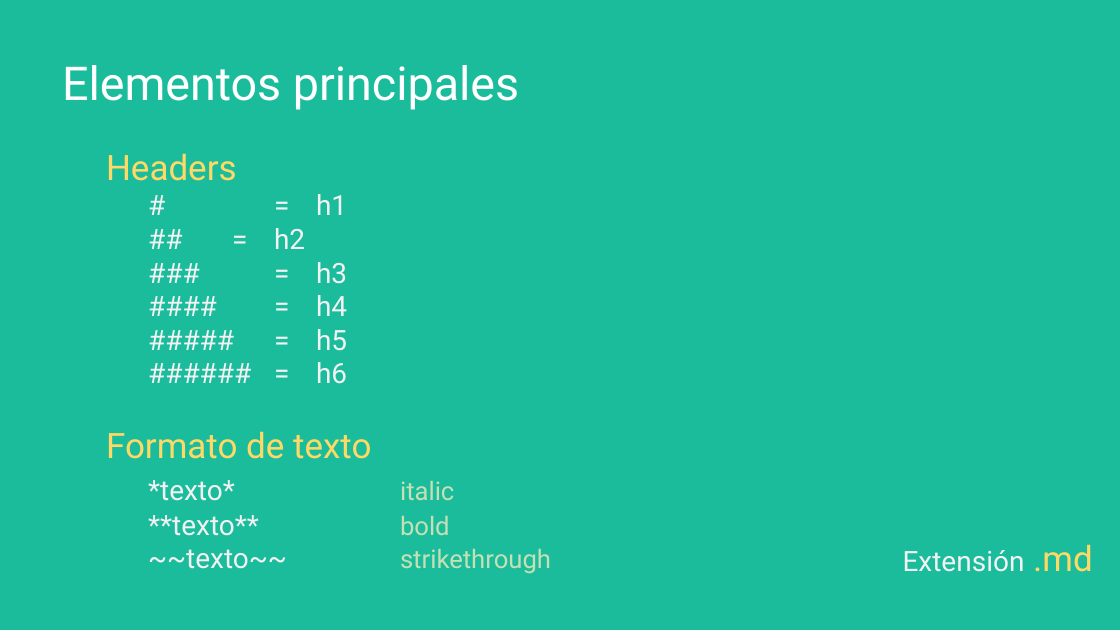
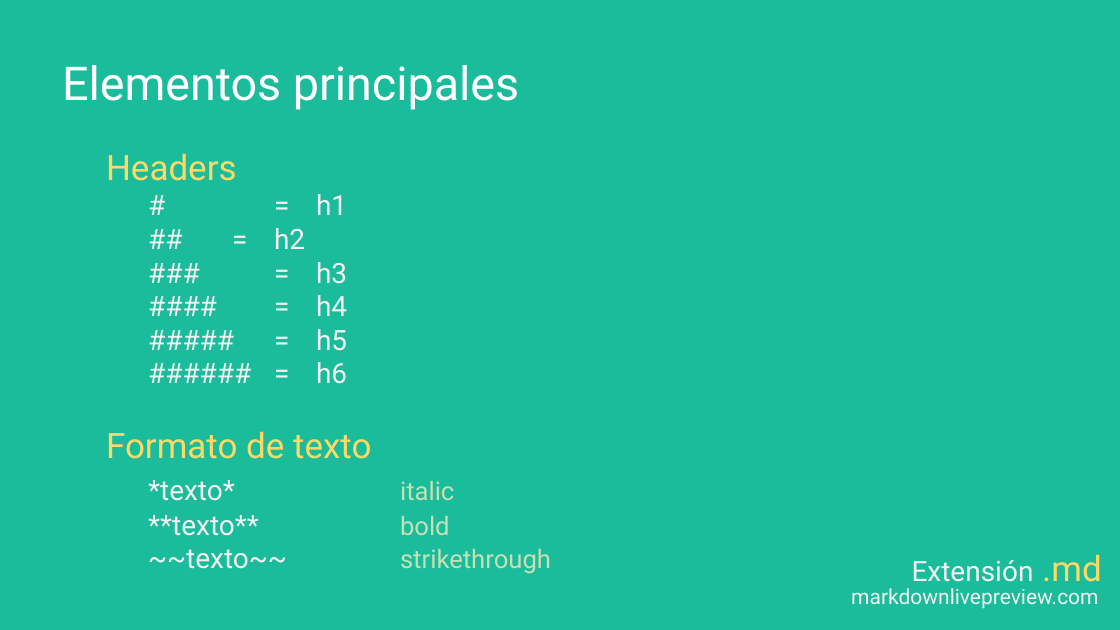
Before and after one commit to cimadev/PlaticasTalleres, a slide deck: slide 36 of 2017/dec_7_Git_GitHub_WorkShop/DGO.pptx (slide 22 before the commit). Drawn at 1120x630 pixels with LibreOffice and Linux fonts; fonts in the diff are those of the drawing. Boxes give left, top, right and bottom in pixels: in the first picture for what was removed or moved away, otherwise in the second. Text is boxed around its words. In the diff, an @@ line names an element or a change of style, - is before the commit and + after.

```diff
--- a/2017/dec_7_Git_GitHub_WorkShop/DGO.pptx
+++ b/2017/dec_7_Git_GitHub_WorkShop/DGO.pptx
@@ text "Extensión .md": place and size @@
-text "Extensión .md" at <box>903,544,1093,572</box>
+text "Extensión .md" at <box>912,554,1102,582</box>
@@ text added at <box>851,588,1098,609</box>, 18 pt, text #F2F2F2 @@
+markdownlivepreview.com
```
Also in this commit, not shown: 5 other slides changed, 3 slides added.
